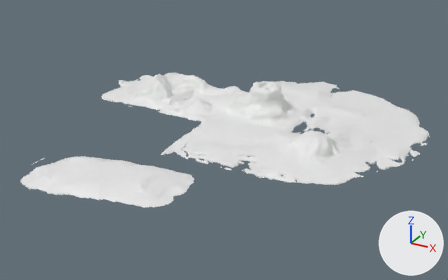
An edit to the FBX model Assets/Test/Fletcher/Terrain/Terrain1.fbx, drawn before and after from the same camera.
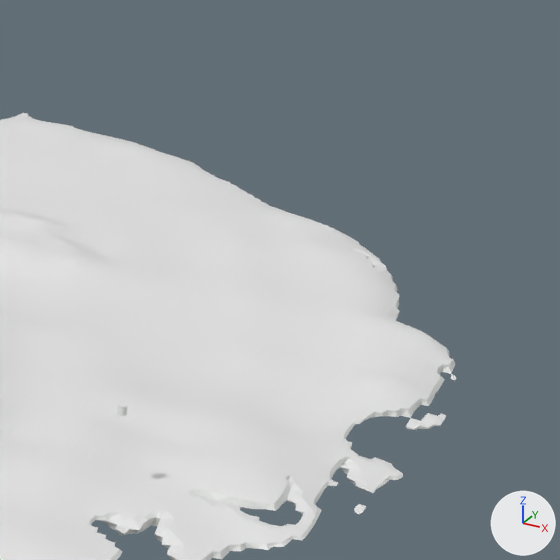
Each version is shown whole from a camera (50 mm lens) standing at (237.0, -594.0, 317.0) and looking at (-122.0, 58.0, -9.0), then close up on the part from 78% to 100% of the width and 25% to 60% of the height. Arrows for +X, +Y and +Z are at lower right; the lights stay in place.

In view in the first close-up: 'Island_2'.
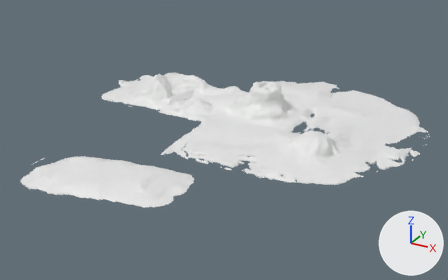
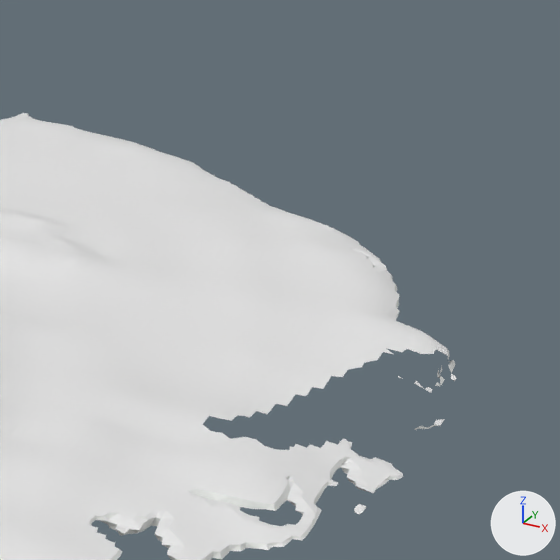
Commit message: Update Terrain 2

Where the change shows, as pixel boxes [x1, y1, x2, y2] in the close-ups (560 x 560 px):
part 1 of me_立方体_039, deleted: before [117, 403, 128, 416]
part 2 of me_立方体_039, deleted: before [203, 348, 453, 450]

The change, as a diff of the scene's bpy script:
```diff
--- a/Assets/Test/Fletcher/Terrain/Terrain1.fbx.py
+++ b/Assets/Test/Fletcher/Terrain/Terrain1.fbx.py
@@ me_立方体_039 @@
 # used by ob_island_2; location = (-178.6, 11.7, -3.9)
-me_立方体_039.from_pydata(...)  # 33034 vertices, 63738 faces; spans x -183.0..295.0, y -185.0..308.0, z 0.0..50.0
+me_立方体_039.from_pydata(...)  # 32815 vertices, 63142 faces; spans x -183.0..295.0, y -185.0..308.0, z 0.0..50.0
+# me_立方体_039 part 1: the loose piece of 64 vertices spanning x 243.0..245.0, y 63.0..65.0, z 24.0..26.0 is deleted
+# me_立方体_039 part 2
+# 155 vertices are removed from x 255.0..295.0, y 100.0..156.0, z 2.0..9.0
+# 563 faces are deleted
 me_立方体_039.materials.append(mat_材质)
```
